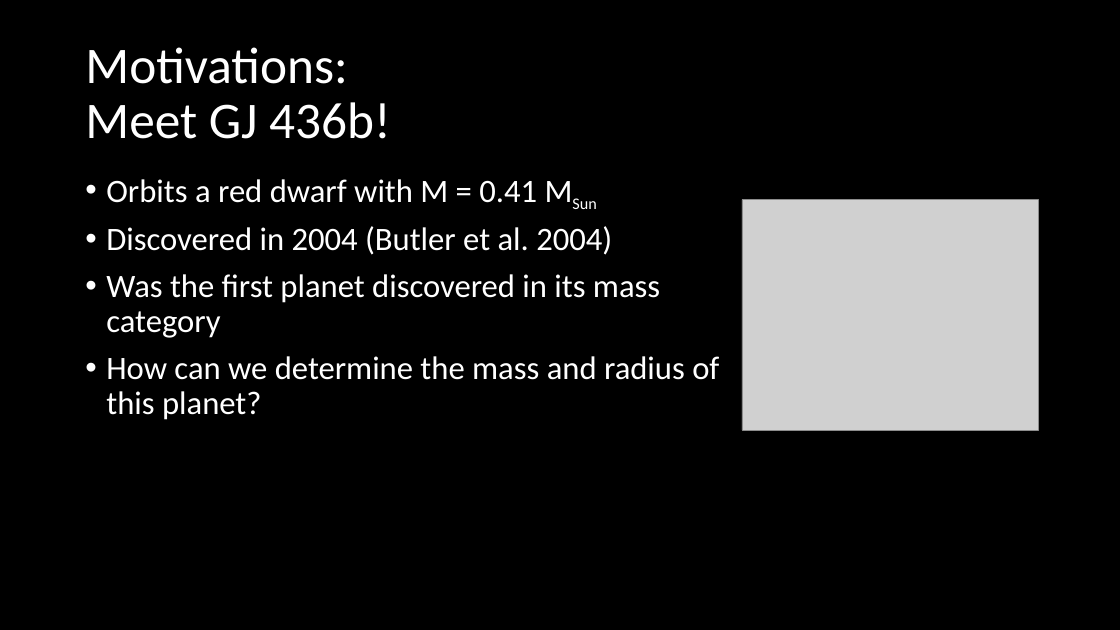
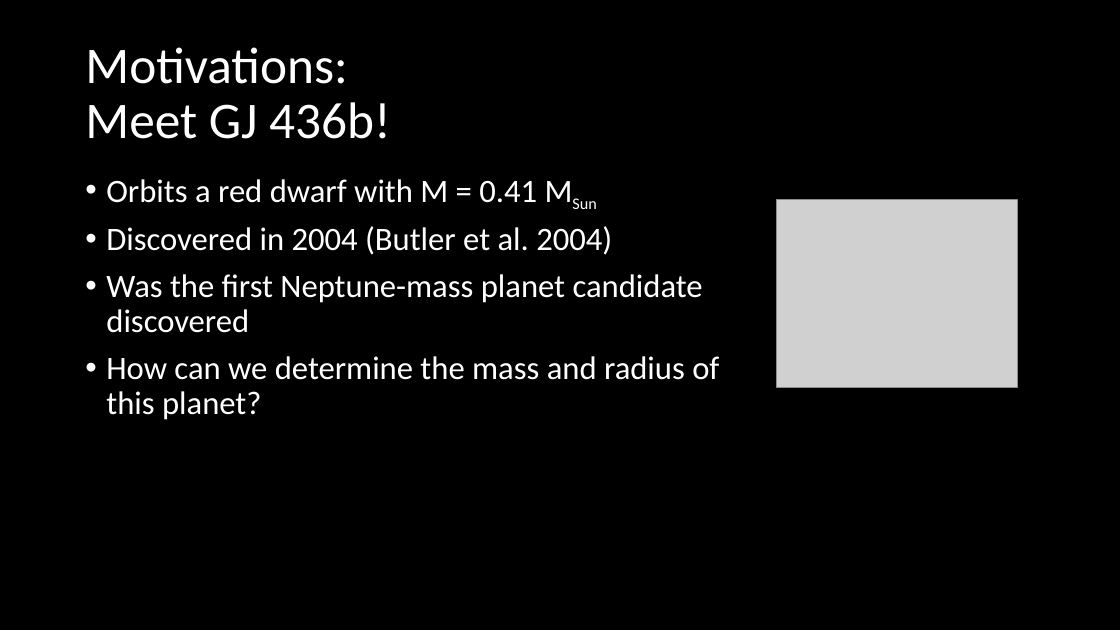
Before and after one commit to karishseebaluck/Astron_5205, a slide deck: slide 2 of Project_2/AstroProject2_SlideDeck.pptx. Drawn at 1120x630 pixels with LibreOffice and Linux fonts; fonts in the diff are those of the drawing; grey boxes stand for pictures. Boxes give left, top, right and bottom in pixels: in the first picture for what was removed or moved away, otherwise in the second. Text is boxed around its words. In the diff, an @@ line names an element or a change of style, - is before the commit and + after.

```diff
--- a/Project_2/AstroProject2_SlideDeck.pptx
+++ b/Project_2/AstroProject2_SlideDeck.pptx
@@ text at (106,179,719,420): less space between paragraphs @@
@@ picture: place and size @@
-picture at (742,200,1038,430)
+picture at (776,200,1018,387)
@@ text at (106,274,703,333): text changed @@
-• Was the first planet discovered in its mass category
+• Was the first Neptune-mass planet candidate discovered
```
Also in this commit, not shown: 7 other slides changed, 1 slide added, 1 slide removed.
